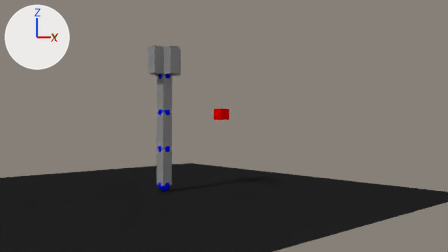
The Blender file blender/manipulator.blend, before and after one commit.
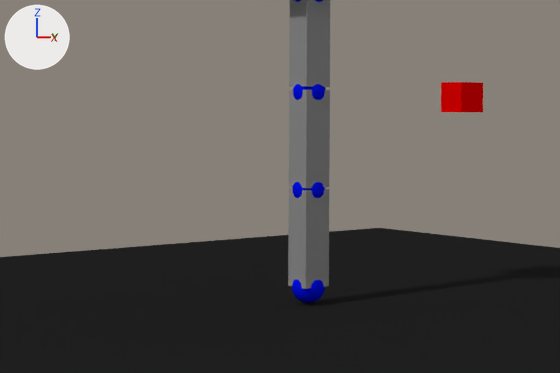
Each version appears first from the file's camera 'Camera', and next in a close-up on the part from 11% to 58% of the width and 31% to 86% of the height. Arrows for +X, +Y and +Z are at upper left; the lights stay in place.

Names of what the first close-up shows: 'Arm_0', 'Arm_1', 'Arm_2', 'Node_0', 'Plane', 'TargetPoint'.
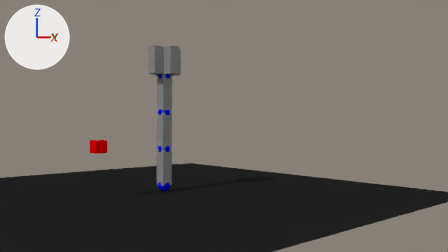
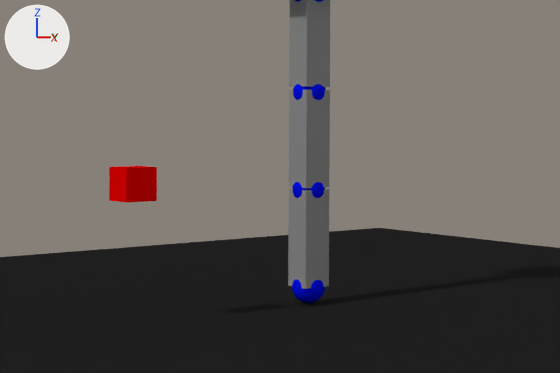
The edits, one by one:
Object 'TargetPoint' (ob_targetpoint) moves from (0.81, 1.416, 2.147) to (-0.053, -1.972, 1.311).

Changed parts and their boxes (x1, y1, x2, y2) in the close-ups (560 x 373 px):
'TargetPoint', moved
    before: (441, 82, 483, 112)
    after: (109, 166, 157, 203)
